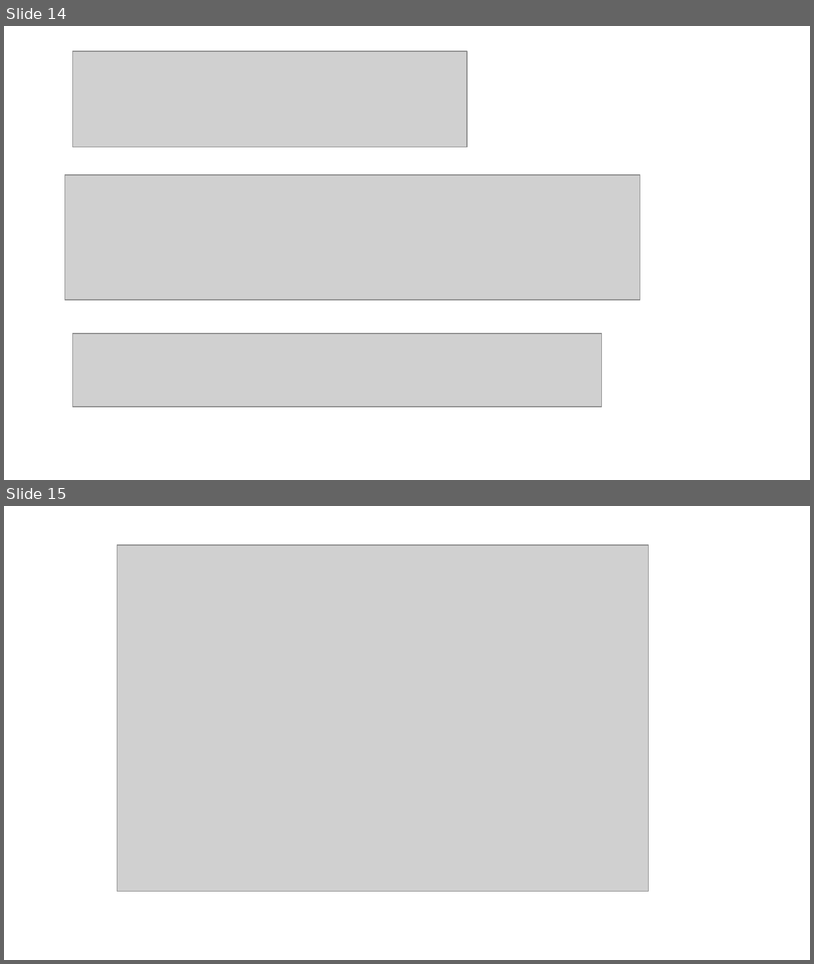
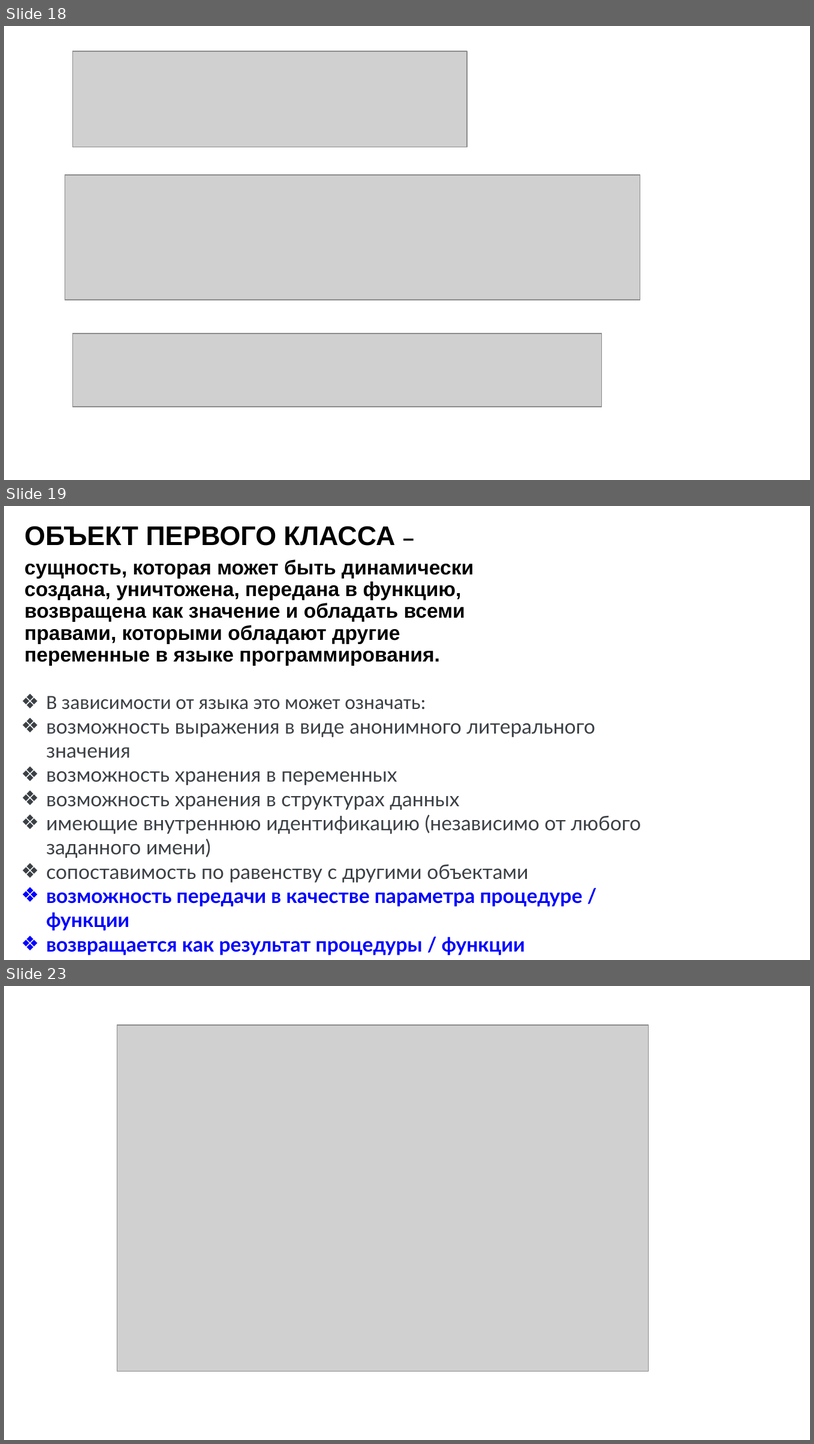
Before and after one commit to ookotukoo/pt-2.1-from-11.11, a slide deck: m1/ppt/1.pptx. Shown one above the other, each under a label of ours: slides 14 and 15 before the commit, slides 18, 19 and 23 after it; the slides between them are not shown. The pictures are 814x964 and 814x1444 pixels, drawn with LibreOffice and Linux fonts; fonts in the diff are those of the drawing; grey boxes stand for pictures; background and template pictures are left out. Boxes give left, top, right and bottom in pixels: in the first picture for what was removed or moved away, otherwise in the second. Text is boxed around its words. In the diff, an @@ line names an element or a change of style, - is before the commit and + after.

```diff
--- a/m1/ppt/1.pptx
+++ b/m1/ppt/1.pptx
@@ slide 19 added at box(4, 506, 810, 960), background #FFFFFF @@
@@ subtitle added at box(24, 526, 474, 665), 18 pt, text #000000, bold @@
+ОБЪЕКТ ПЕРВОГО КЛАССА –
+сущность, которая может быть динамически создана, уничтожена, передана в функцию, возвращена как значение и обладать всеми правами, которыми обладают другие переменные в языке программирования.
@@ text added at box(46, 696, 641, 955), 18 pt, text #3B4045 @@
+❖ В зависимости от языка это может означать:
+❖ возможность выражения в виде анонимного литерального значения
+❖ возможность хранения в переменных
+❖ возможность хранения в структурах данных
+❖ имеющие внутреннюю идентификацию (независимо от любого заданного имени)
+❖ сопоставимость по равенству с другими объектами
+❖ возможность передачи в качестве параметра процедуре / функции
+❖ возвращается как результат процедуры / функции
+❖ возможность создания во время выполнения
@@ what was slide 14 is now slide 18 @@
@@ what was slide 15 is now slide 23 @@
```
Also in this commit, not shown: 3 slides changed, 8 other slides added, 1 slide removed, 7 other files.
